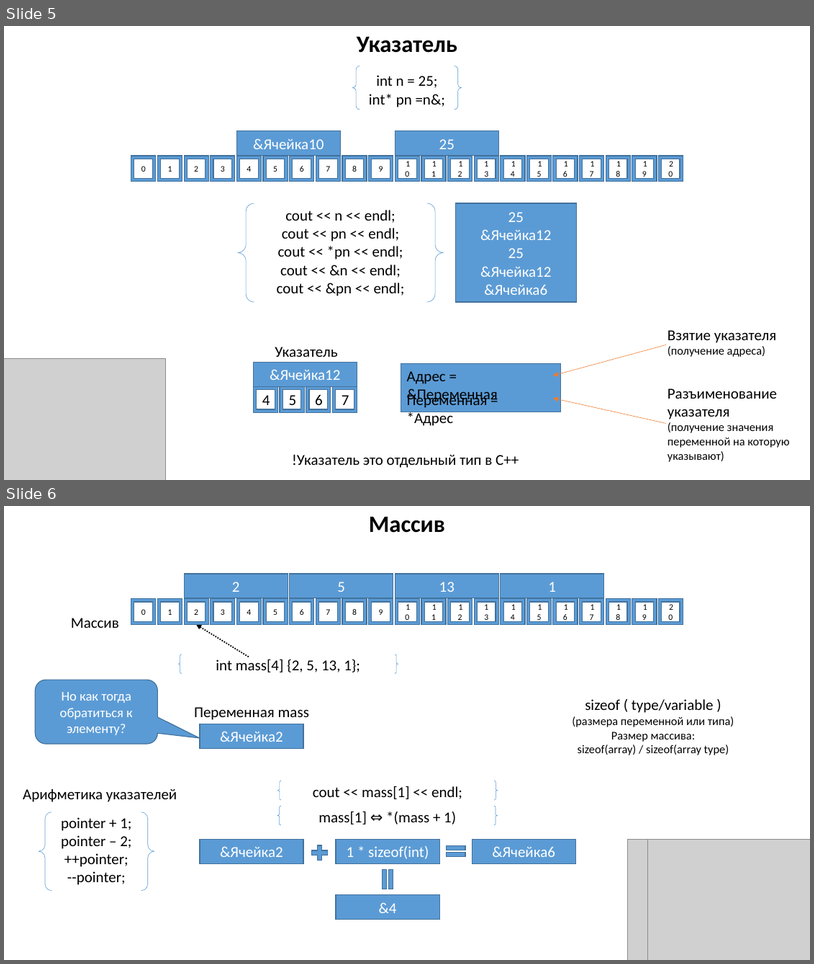
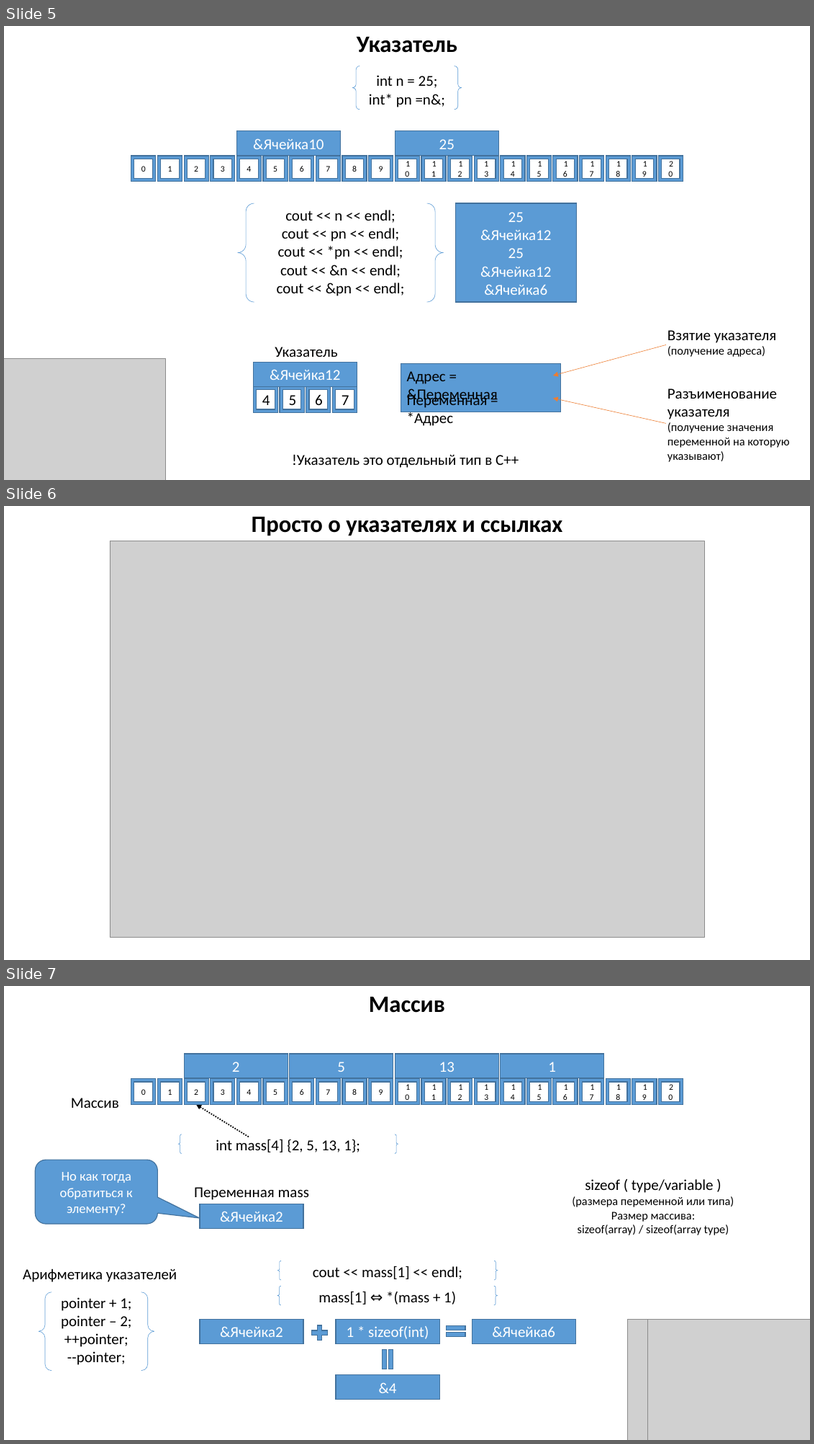
Before and after one commit to MUCTR-IKT-CPP/cpp_course, a slide deck: Лекции/2/Память, указатели, ссылки, передача параметров в функцию.pptx. Shown one above the other, each under a label of ours: slides 5 and 6 before the commit, slides 5, 6 and 7 after it. The pictures are 814x964 and 814x1444 pixels, drawn with LibreOffice and Linux fonts; fonts in the diff are those of the drawing; grey boxes stand for pictures. Boxes give left, top, right and bottom in pixels: in the first picture for what was removed or moved away, otherwise in the second. Text is boxed around its words. In the diff, an @@ line names an element or a change of style, - is before the commit and + after.

```diff
--- a/Лекции/2/Память, указатели, ссылки, передача параметров в функцию.pptx
+++ b/Лекции/2/Память, указатели, ссылки, передача параметров в функцию.pptx
@@ slide 6 added at bbox=[4, 506, 810, 960], background #FFFFFF @@
@@ text added at bbox=[252, 516, 563, 536], 28 pt, text #000000, bold @@
+Просто о указателях и ссылках
@@ picture added at bbox=[110, 541, 705, 937] @@
@@ what was slide 6 is now slide 7 @@
```
Also in this commit, not shown: 2 other slides added, 1 slide removed, 6 other files.
